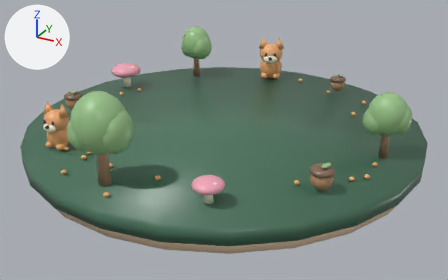
Renders of the glTF model examples/firefly-lanterns/public/models/world.glb from each side of a commit.
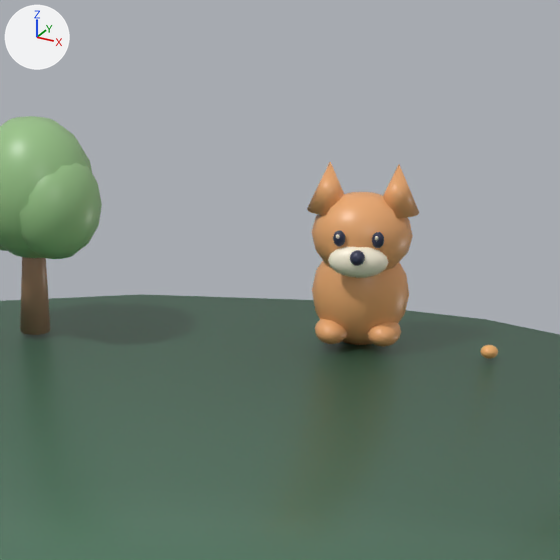
The first picture shows the older version from a camera (50 mm lens) standing at (6.83, -12.42, 5.76) and looking at (0.18, -0.32, -0.29). The close-ups show the older and then the newer version on the part from 42% to 71% of the width and 0% to 46% of the height of that picture. Only the edits that show in the close-ups are written down. Arrows for +X, +Y and +Z are at upper left; the lights stay in place. Vertices at exactly the same position are counted once.

In view in the first close-up: 'Cone', 'fox.001', 'tree.002' and 1 more.
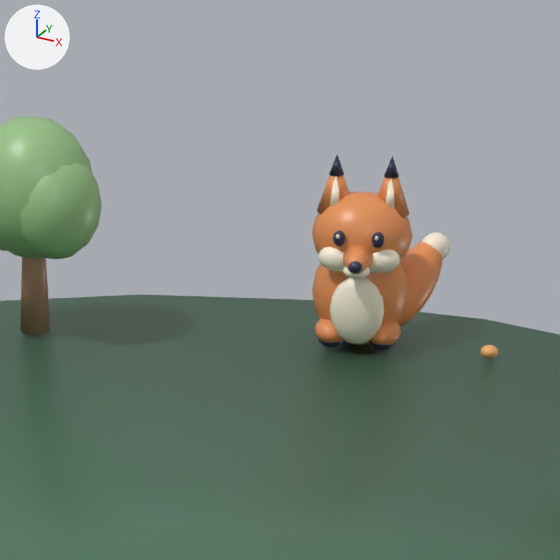
What differs and where, as boxes (x1, y1, x2, y2) in the close-ups (560 x 560 px; the box of a moved part takes in the faces that stretch with it):
'fox.001', reshaped (23% wider): before (307, 162, 419, 347); after (312, 155, 450, 350)
part 1 of me_sphere_254, added (orange): after (317, 175, 349, 214)
part 2 of me_sphere_254, added (orange): after (378, 177, 409, 217)
part 3 of me_sphere_254, added (orange): after (343, 245, 373, 274)
part 4 of me_sphere_254, moved or reshaped: before (328, 247, 389, 278); after (398, 241, 442, 327)
part 5 of me_sphere_254, added: after (329, 155, 344, 176)
part 6 of me_sphere_254, added: after (319, 339, 344, 347)
part 7 of me_sphere_254, added: after (384, 156, 399, 178)
part 8 of me_sphere_254, added: after (370, 341, 396, 350)
part 9 of me_sphere_254, added: after (348, 261, 362, 274)
part 10 of me_sphere_254, added (mostly hidden): after (330, 177, 339, 206)
part 11 of me_sphere_254, added (pale yellow): after (318, 247, 345, 271)
part 12 of me_sphere_254, added (mostly hidden): after (386, 179, 394, 209)
part 13 of me_sphere_254, added (pale yellow): after (370, 250, 400, 273)
part 14 of me_sphere_254, added (pale yellow): after (330, 278, 384, 344)
part 15 of me_sphere_254, added: after (343, 266, 371, 279)
part 16 of me_sphere_254, moved or reshaped: before (350, 250, 365, 266); after (422, 232, 450, 260)
part 17 of me_sphere_254, deleted: before (307, 162, 344, 215)
part 18 of me_sphere_254, deleted: before (383, 165, 419, 218)
part 19 of me_sphere_254, recoloured: (312, 192, 412, 345) in both

Edits to the bpy script that builds the scene:
```text
Add mat_e9945a:
    mat_e9945a = principled_material('#e9945a')
    mat_e9945a.base_color = (0.815, 0.296, 0.102)  # orange #e9945a
    mat_e9945a.roughness = 0.38
Change me_sphere_254:
    used by ob_fox_001; location = (-0.562, 3.91, 0.0); rotation_euler = (0.0, 0.0, 0.352), in degrees (0, 0, 20); scale = (0.917, 0.917, 0.917)
    remove me_sphere_254.from_pydata(...)  # 1304 vertices, 2556 faces; spans x -0.41..0.41, y -0.465..0.3, z -0.05..1.33
    add me_sphere_254.from_pydata(...)  # 2250 vertices, 4400 faces; spans x -0.37..0.623, y -0.62..0.676, z -0.05..1.385
    me_sphere_254 part 1: a new loose piece, a 24-sided cone pointing to +z spanning x -0.34..-0.06, y -0.14..0.14, z 0.96..1.38, in mat_e9945a (orange #e9945a)
    me_sphere_254 part 2: a new loose piece, a 24-sided cone pointing to +z spanning x 0.06..0.34, y -0.14..0.14, z 0.96..1.38, in mat_e9945a (orange #e9945a)
    me_sphere_254 part 3: a new loose piece, a 24-sided cut cone along y (radius 0.045 at the low end, 0.14 at the high end) spanning x -0.14..0.14, y -0.57..-0.23, z 0.56..0.84, in mat_e9945a (orange #e9945a)
    me_sphere_254 part 4: the loose piece of 114 vertices spanning x -0.22..0.22, y -0.42..-0.22, z 0.56..0.8 is multiplied about its middle by the matrix ((0.678, 1.467, -0.438), (-0.37, 2.685, -0.801), (0.0, 2.577, 1.084)), then moved by (0.36, 0.64, -0.34), in mat_e9945a (orange #e9945a)
    me_sphere_254 part 5: a new loose piece, a 24-sided cone pointing to +z spanning x -0.255..-0.145, y -0.055..0.055, z 1.235..1.385, in mat_333653 (dark blue #333653)
    me_sphere_254 part 6: a new loose piece, a UV sphere (16 segments, 8 rings, poles along z) spanning x -0.29..-0.09, y -0.3..-0.02, z -0.02..0.1, in mat_333653 (dark blue #333653)
    me_sphere_254 part 7: a new loose piece, a 24-sided cone pointing to +z spanning x 0.145..0.255, y -0.055..0.055, z 1.235..1.385, in mat_333653 (dark blue #333653)
    me_sphere_254 part 8: a new loose piece, a UV sphere (16 segments, 8 rings, poles along z) spanning x 0.09..0.29, y -0.3..-0.02, z -0.02..0.1, in mat_333653 (dark blue #333653)
    me_sphere_254 part 9: a new loose piece, a UV sphere (16 segments, 8 rings, poles along z) spanning x -0.05..0.05, y -0.62..-0.54, z 0.665..0.755, in mat_333653 (dark blue #333653)
    me_sphere_254 part 10: a new loose piece, a 24-sided cone pointing to +z spanning x -0.27..-0.13, y -0.13..0.01, z 1.0..1.24, in mat_fff5df (pale yellow #fff5df)
    me_sphere_254 part 11: a new loose piece, a UV sphere (16 segments, 8 rings, poles along z) spanning x -0.3..0.0, y -0.35..-0.15, z 0.58..0.78, in mat_fff5df (pale yellow #fff5df)
    me_sphere_254 part 12: a new loose piece, a 24-sided cone pointing to +z spanning x 0.13..0.27, y -0.13..0.01, z 1.0..1.24, in mat_fff5df (pale yellow #fff5df)
    me_sphere_254 part 13: a new loose piece, a UV sphere (16 segments, 8 rings, poles along z) spanning x 0.0..0.3, y -0.35..-0.15, z 0.58..0.78, in mat_fff5df (pale yellow #fff5df)
    me_sphere_254 part 14: a new loose piece, a UV sphere (16 segments, 8 rings, poles along z) spanning x -0.2..0.2, y -0.39..-0.19, z 0.04..0.56, in mat_fff5df (pale yellow #fff5df)
    me_sphere_254 part 15: a new loose piece, a UV sphere (16 segments, 8 rings, poles along z) spanning x -0.1..0.1, y -0.53..-0.33, z 0.59..0.69, in mat_fff5df (pale yellow #fff5df)
    me_sphere_254 part 16: the loose piece of 114 vertices spanning x -0.055..0.055, y -0.465..-0.355, z 0.675..0.785 is multiplied about its middle by the matrix ((1.755, 1.133, 0.0), (-0.959, 2.074, 0.0), (0.0, 0.0, 2.0)), then moved by (0.51, 0.96, -0.17), in mat_fff5df (pale yellow #fff5df)
    me_sphere_254 part 17: the loose piece of 25 vertices spanning x -0.41..-0.09, y -0.16..0.16, z 0.97..1.33 is deleted
    me_sphere_254 part 18: the loose piece of 25 vertices spanning x 0.09..0.41, y -0.16..0.16, z 0.97..1.33 is deleted
    me_sphere_254 part 19: 896 faces spanning x -0.37..0.37, y -0.35..0.3, z -0.05..1.11 switch from mat_edab72 (orange #edab72) to mat_e9945a (orange #e9945a)
```
